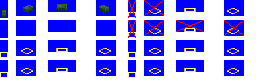
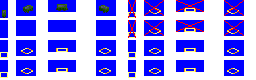
Layered file, before and after one edit (256 × 80). Changes by layer:
painted on "Layer 1" over box(176, 0, 244, 16)
